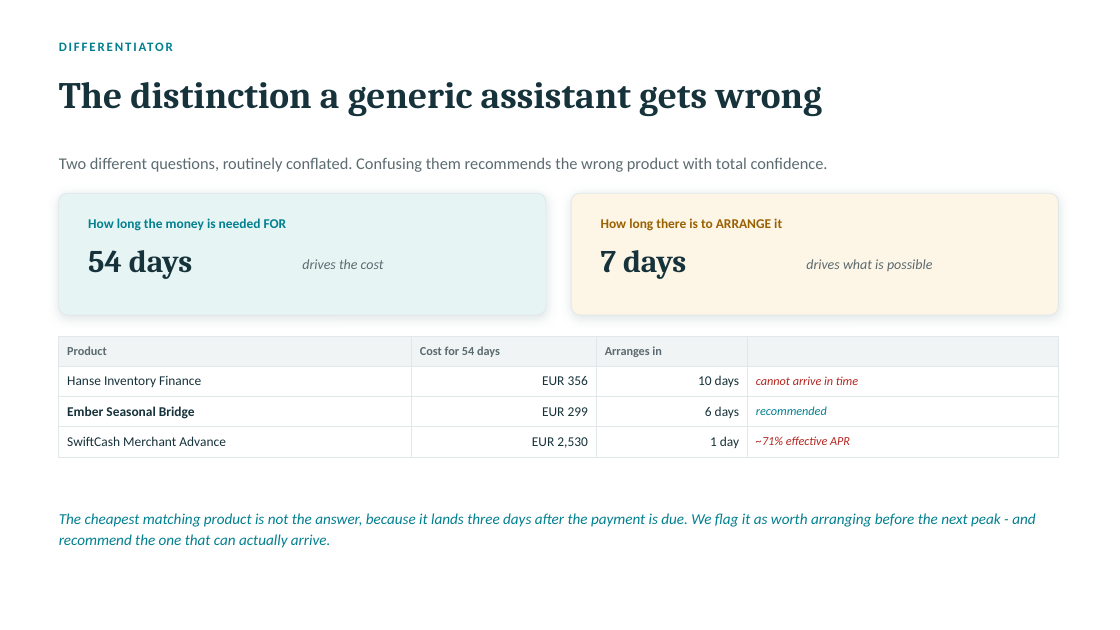
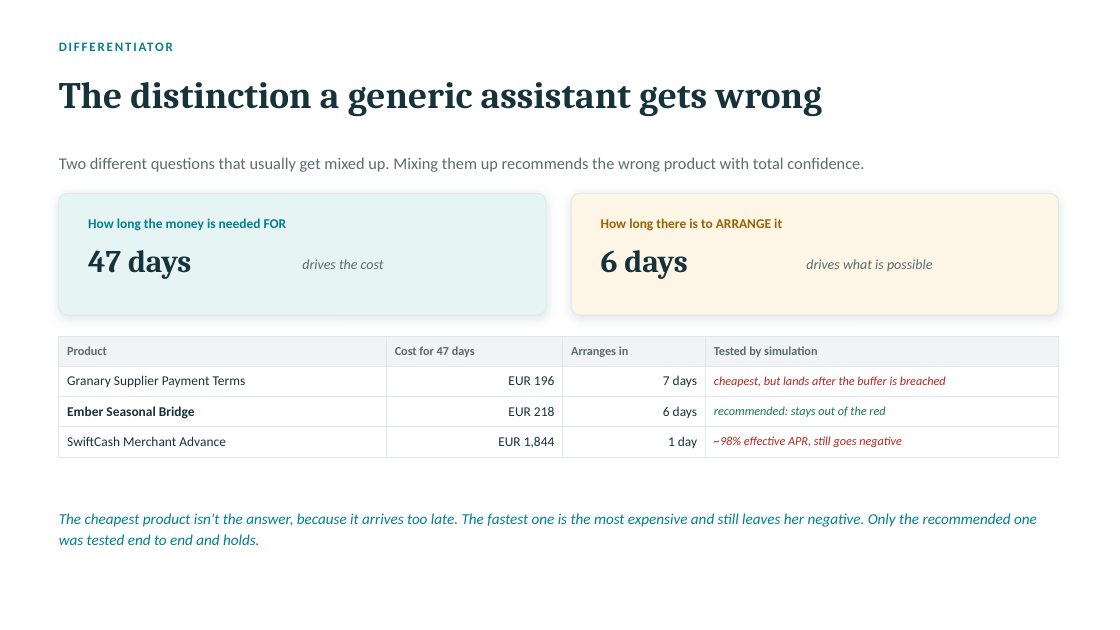
Before and after one commit to mhmdzaid012-arch/sme-finance-copilot, a slide deck: slide 7 of SME-Finance-Copilot-Pitch.pptx. Drawn at 1120x630 pixels with LibreOffice and Linux fonts; fonts in the diff are those of the drawing. Boxes give left, top, right and bottom in pixels: in the first picture for what was removed or moved away, otherwise in the second. Text is boxed around its words. In the diff, an @@ line names an element or a change of style, - is before the commit and + after.

```diff
--- a/SME-Finance-Copilot-Pitch.pptx
+++ b/SME-Finance-Copilot-Pitch.pptx
@@ text at (59,157,864,172): text changed @@
-Two different questions, routinely conflated. Confusing them recommends the wrong product with total confidence.
+Two different questions that usually get mixed up. Mixing them up recommends the wrong product with total confidence.
@@ text at (88,250,191,279): text changed @@
-54 days
+47 days
@@ text at (601,250,687,279): text changed @@
-7 days
+6 days
@@ table at (59,336,1059,452) @@
-row 1, column 2: Cost for 54 days
+row 1, column 2: Cost for 47 days
-row 1, column 4: 
+row 1, column 4: Tested by simulation
-row 2: Hanse Inventory Finance | EUR 356 | 10 days | cannot arrive in time
+row 2: Granary Supplier Payment Terms | EUR 196 | 7 days | cheapest, but lands after the buffer is breached
-row 3, column 2: EUR 299
+row 3, column 2: EUR 218
-row 3, column 4: recommended
+row 3, column 4: recommended: stays out of the red
-row 4, column 2: EUR 2,530
+row 4, column 2: EUR 1,844
-row 4, column 4: ~71% effective APR
+row 4, column 4: ~98% effective APR, still goes negative
@@ text at (59,513,1037,545): text changed @@
-The cheapest matching product is not the answer, because it lands three days after the payment is due. We flag it as worth arranging before the next peak - and recommend the one that can actually arrive.
+The cheapest product isn't the answer, because it arrives too late. The fastest one is the most expensive and still leaves her negative. Only the recommended one was tested end to end and holds.
```
Also in this commit, not shown: 12 other slides changed, 2 slides added, 1 slide removed, 31 other files.
